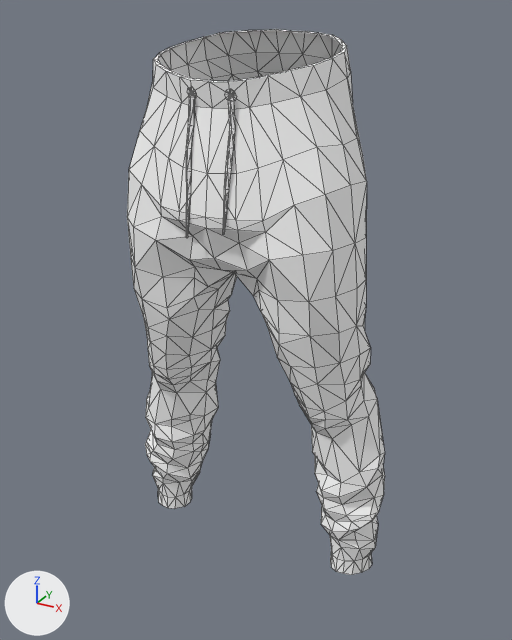
The glTF model apps/web/public/assets/3dx/clothes/bottom/3dx_m_bottom_pants.glb: old version first, new version second.
Before and after are seen from a 50 mm lens placed at (0.553, -1.002, 1.091), pointed at (-0.007, 0.016, 0.582). Every picture has the same lights, and +X, +Y and +Z are marked at lower left. The picture after the commit comes second. Mesh edges are drawn as thin lines. Vertices at exactly the same position are counted once.

Objects in the first picture: 'pants_1'.
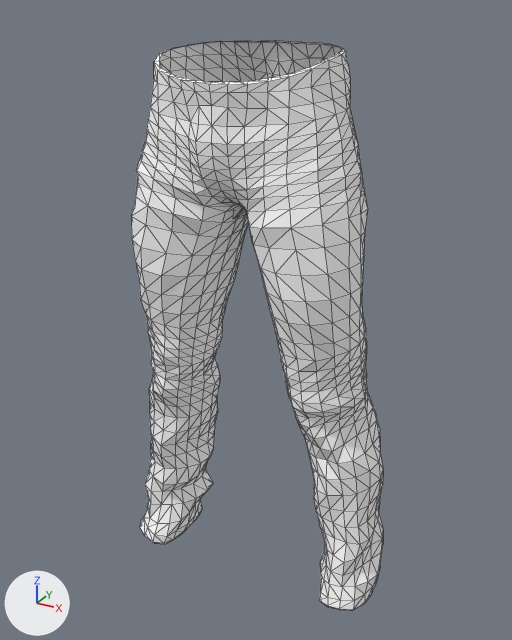
Location of each change, [x1, y1, x2, y2] in pixels of the pictures (512 x 640 px):
'pants_1', reshaped: before [127, 29, 385, 575]; after [131, 40, 383, 611]
part 1 of me_pants_1, rebuilt: before [127, 29, 385, 575]; after [131, 40, 383, 611]
part 2 of me_pants_1, deleted: before [222, 93, 235, 234]
part 3 of me_pants_1, deleted: before [186, 90, 195, 238]
part 4 of me_pants_1, deleted: before [225, 89, 237, 101]
part 5 of me_pants_1, deleted: before [187, 87, 197, 98]

What the commit changed:
me_pants_1 is used by ob_pants_1; location (0.0, 0.0, 0.0).
me_pants_1 had 704 vertices, 1318 faces and spanned x -0.253..0.253, y -0.155..0.114, z 0.123..1.061.
me_pants_1 now has 1283 vertices, 2508 faces and spans x -0.262..0.259, y -0.131..0.171, z 0.059..1.046.
me_pants_1 part 1: the loose piece of 622 vertices spanning x -0.253..0.253, y -0.15..0.114, z 0.123..1.061 is rebuilt with 1283 vertices and now spans x -0.262..0.259, y -0.131..0.171, z 0.059..1.046.
me_pants_1 part 2: the loose piece of 32 vertices spanning x 0.027..0.04, y -0.155..-0.123, z 0.791..0.991 is deleted.
me_pants_1 part 3: the loose piece of 32 vertices spanning x -0.04..-0.027, y -0.155..-0.123, z 0.776..0.991 is deleted.
me_pants_1 part 4: the loose piece of 9 vertices spanning x 0.023..0.041, y -0.128..-0.124, z 0.973..0.991 is deleted.
me_pants_1 part 5: the loose piece of 9 vertices spanning x -0.041..-0.023, y -0.128..-0.124, z 0.973..0.991 is deleted.
